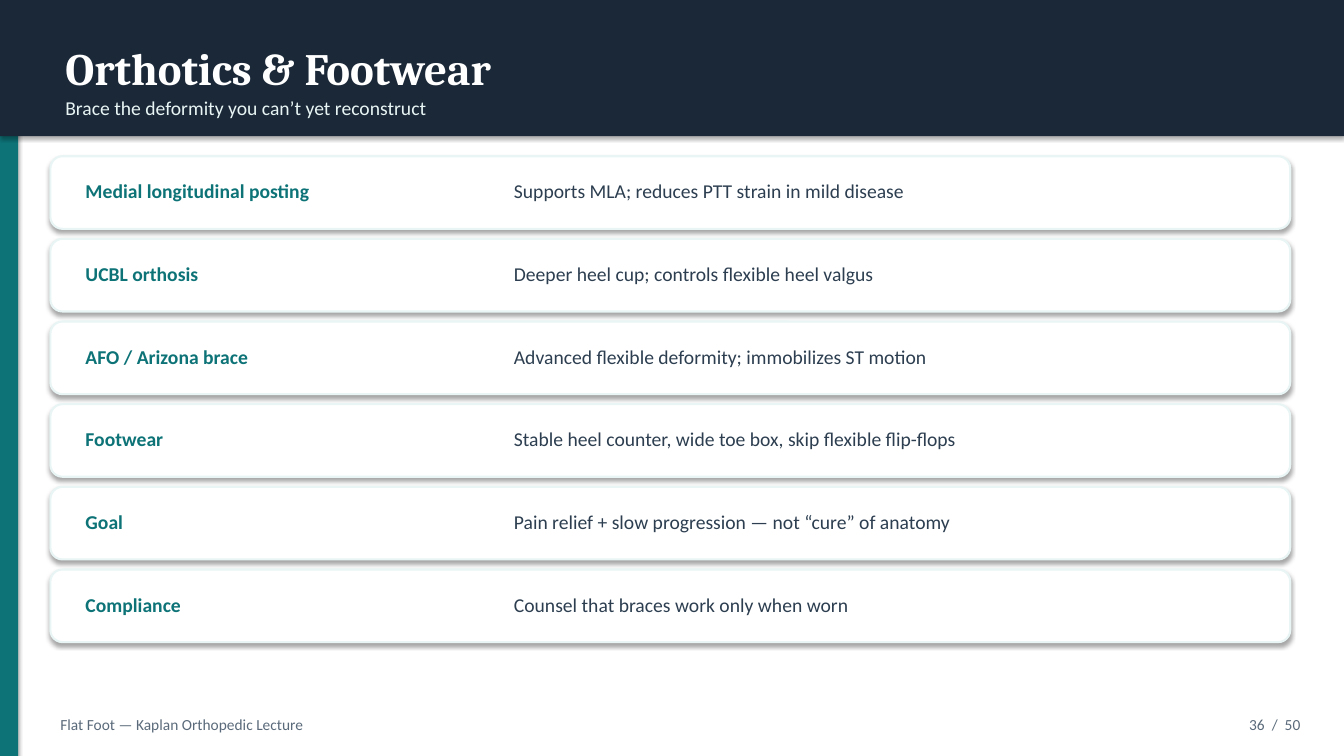
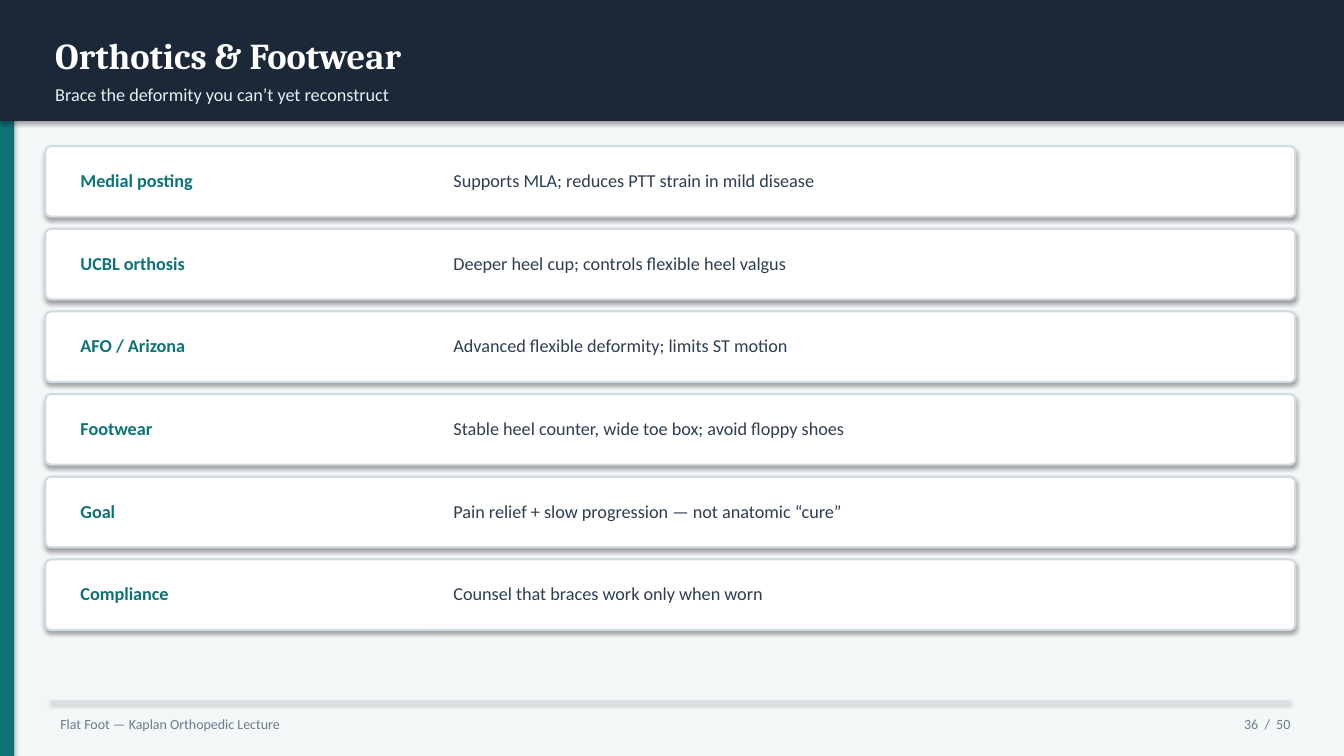
Before and after one commit to AhmedMohsen74/Ahmed-Mohsen-Mohamed, a slide deck: slide 36 of flatfoot-lecture/Flat_Foot_Kaplan_Orthopedic_Lecture.pptx. Drawn at 1344x756 pixels with LibreOffice and Linux fonts; fonts in the diff are those of the drawing. Boxes give left, top, right and bottom in pixels: in the first picture for what was removed or moved away, otherwise in the second. Text is boxed around its words. In the diff, an @@ line names an element or a change of style, - is before the commit and + after.

```diff
--- a/flatfoot-lecture/Flat_Foot_Kaplan_Orthopedic_Lecture.pptx
+++ b/flatfoot-lecture/Flat_Foot_Kaplan_Orthopedic_Lecture.pptx
@@ rectangle: place and size @@
-rectangle at <box>0,0,18,756</box>
+rectangle at <box>0,0,14,756</box>
@@ rectangle: place and size @@
-rectangle at <box>0,0,1344,136</box>
+rectangle at <box>0,0,1344,121</box>
@@ rectangle added at <box>0,0,1344,756</box>, fill #F4F7F8 @@
@@ text "Orthotics & Footwear": place and size @@
-text "Orthotics & Footwear" at <box>65,54,491,86</box>
+text "Orthotics & Footwear" at <box>55,43,401,70</box>
@@ text "Orthotics & Footwear" at <box>55,43,401,70</box>: size 32 to 26 pt @@
@@ text "Brace the deformity you can’t ...": place and size @@
-text "Brace the deformity you can’t ..." at <box>65,101,426,118</box>
+text "Brace the deformity you can’t ..." at <box>55,88,389,104</box>
@@ text "Brace the deformity you can’t ..." at <box>55,88,389,104</box>: size 14 to 13 pt, text colour #E8F5F4 to #E4F1F0 @@
@@ rounded rectangle: place and size @@
-rounded rectangle at <box>50,156,1291,229</box>
+rounded rectangle at <box>45,146,1296,217</box>
@@ text at <box>80,174,193,190</box>: text changed; size 14 to 13 pt @@
-Medial longitudinal posting
+Medial posting
@@ text "Supports MLA; reduces PTT strain ...": place and size @@
-text "Supports MLA; reduces PTT strain ..." at <box>514,184,904,201</box>
+text "Supports MLA; reduces PTT strain ..." at <box>453,174,814,190</box>
@@ outline #E8F5F4 1.5 pt to #D0DCE0 1.5 pt; proportions changed in 6 elements at <box>45,394,1296,465</box>, <box>45,477,1296,547</box>, <box>45,312,1296,382</box>, <box>45,560,1296,630</box>, <box>45,146,1296,217</box>, <box>45,229,1296,299</box> @@
@@ rounded rectangle: place and size @@
-rounded rectangle at <box>50,239,1291,312</box>
+rounded rectangle at <box>45,229,1296,299</box>
@@ text "UCBL orthosis": place and size @@
-text "UCBL orthosis" at <box>85,267,198,281</box>
+text "UCBL orthosis" at <box>80,257,185,270</box>
@@ text "Deeper heel cup; controls flexible ...": place and size @@
-text "Deeper heel cup; controls flexible ..." at <box>514,267,873,285</box>
+text "Deeper heel cup; controls flexible ..." at <box>453,257,786,273</box>
@@ rounded rectangle: place and size @@
-rounded rectangle at <box>50,322,1291,394</box>
+rounded rectangle at <box>45,312,1296,382</box>
@@ text at <box>80,339,185,352</box>: text changed; size 14 to 13 pt @@
-AFO / Arizona brace
+AFO / Arizona
@@ text at <box>453,339,787,355</box>: text changed; size 14 to 13 pt @@
-Advanced flexible deformity; immobilizes ST motion
+Advanced flexible deformity; limits ST motion
@@ rounded rectangle: place and size @@
-rounded rectangle at <box>50,404,1291,477</box>
+rounded rectangle at <box>45,394,1296,465</box>
@@ size 14 to 13 pt in 7 elements at <box>453,174,814,190</box>, <box>453,257,786,273</box>, <box>453,587,762,603</box>, <box>80,505,115,518</box>, <box>80,587,168,603</box>, <box>80,257,185,270</box>, <box>80,423,152,435</box> @@
@@ text "Footwear": place and size @@
-text "Footwear" at <box>85,433,163,446</box>
+text "Footwear" at <box>80,423,152,435</box>
@@ text at <box>453,422,844,438</box>: text changed; size 14 to 13 pt @@
-Stable heel counter, wide toe box, skip flexible flip-flops
+Stable heel counter, wide toe box; avoid floppy shoes
@@ rounded rectangle: place and size @@
-rounded rectangle at <box>50,487,1291,560</box>
+rounded rectangle at <box>45,477,1296,547</box>
@@ text "Goal": place and size @@
-text "Goal" at <box>85,515,123,529</box>
+text "Goal" at <box>80,505,115,518</box>
@@ text at <box>453,505,842,521</box>: text changed; size 14 to 13 pt @@
-Pain relief + slow progression — not “cure” of anatomy
+Pain relief + slow progression — not anatomic “cure”
@@ rounded rectangle: place and size @@
-rounded rectangle at <box>50,570,1291,642</box>
+rounded rectangle at <box>45,560,1296,630</box>
@@ text "Compliance": place and size @@
-text "Compliance" at <box>85,598,180,615</box>
+text "Compliance" at <box>80,587,168,603</box>
@@ text "Counsel that braces work only ...": place and size @@
-text "Counsel that braces work only ..." at <box>514,598,848,615</box>
+text "Counsel that braces work only ..." at <box>453,587,762,603</box>
@@ text "Flat Foot — Kaplan Orthopedic ..." at <box>60,719,279,731</box>: size 11 to 10 pt, text colour #5A6A7A to #6B7C8A @@
@@ rectangle added at <box>50,701,1291,702</box>, fill #D0DCE0 @@
@@ text "36 / 50" at <box>1244,719,1290,729</box>: size 11 to 10 pt, text colour #5A6A7A to #6B7C8A @@
```
Also in this commit, not shown: 49 other slides changed, 14 other files.
